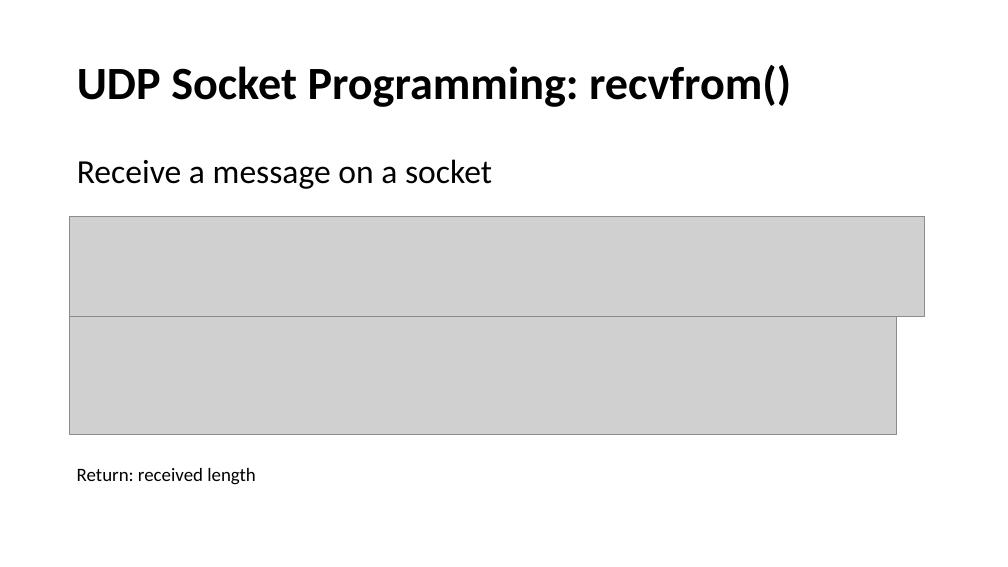
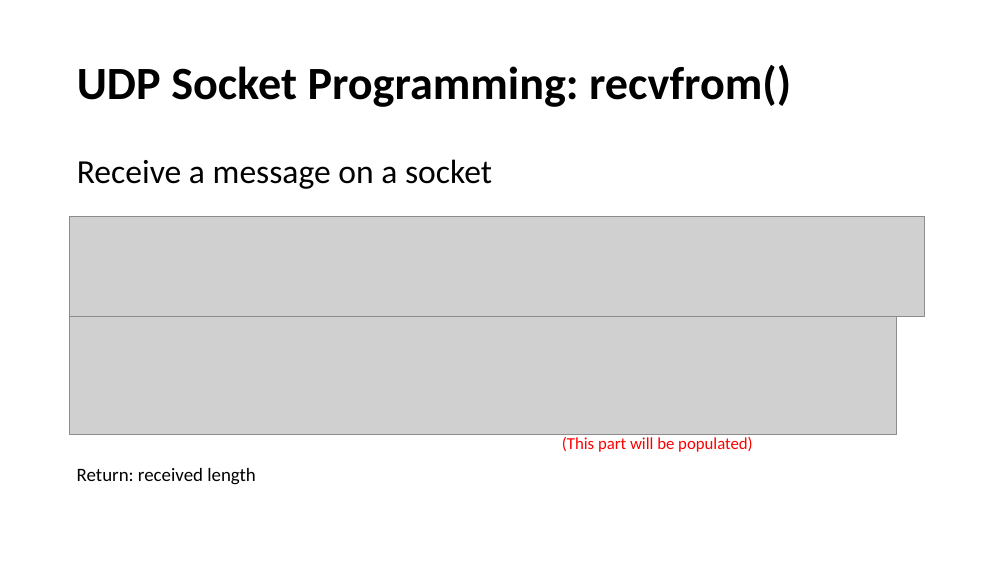
Before and after one commit to henryhxu/CSCI4430-ESTR4120, a slide deck: slide 12 of tutorial/T08/tut08.pptx. Drawn at 1008x567 pixels with LibreOffice and Linux fonts; fonts in the diff are those of the drawing; grey boxes stand for pictures. Boxes give left, top, right and bottom in pixels: in the first picture for what was removed or moved away, otherwise in the second. Text is boxed around its words. In the diff, an @@ line names an element or a change of style, - is before the commit and + after.

```diff
--- a/tutorial/T08/tut08.pptx
+++ b/tutorial/T08/tut08.pptx
@@ text added at (562, 437, 753, 452), 16 pt, text #FF0000 @@
+(This part will be populated)
```
Also in this commit, not shown: 3 other slides changed.
